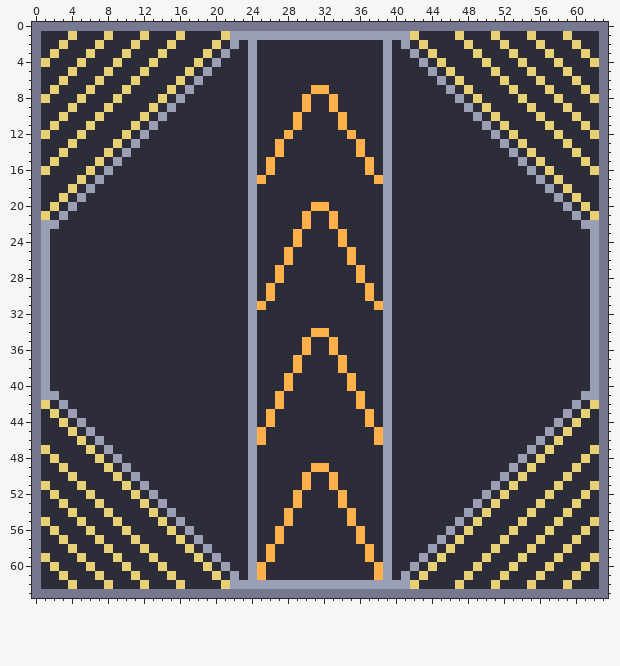
Edited in one commit: pixel-art sprite (Sprites/Blocks/Tank-Maker.png). The first picture shows the starting point.
The file is 64x64 pixels.
New version:
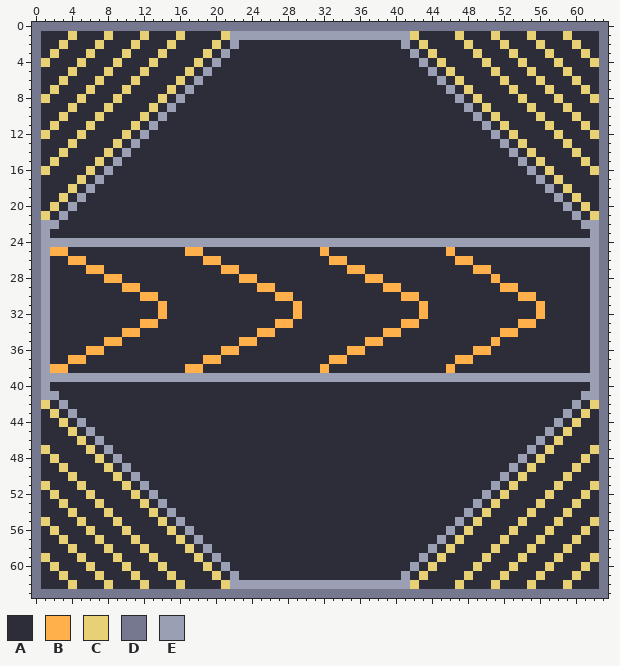
Palette (. is transparent): A #2c2d38  B #ffb04a  C #e8d174  D #75788e  E #9a9fb4
Change:
Changed rows in their new state; - is an unchanged pixel.
first column x 2:
 2 ----------------------A--------------A----------------------
 3 ----------------------A--------------A----------------------
 4 ----------------------A--------------A----------------------
 5 ----------------------A--------------A----------------------
 6 ----------------------A--------------A----------------------
 7 ----------------------A------AA------A----------------------
 8 ----------------------A-----A--A-----A----------------------
 9 ----------------------A-----A--A-----A----------------------
10 ----------------------A----A----A----A----------------------
11 ----------------------A----A----A----A----------------------
12 ----------------------A---A------A---A----------------------
13 ----------------------A--A--------A--A----------------------
14 ----------------------A--A--------A--A----------------------
15 ----------------------A-A----------A-A----------------------
16 ----------------------A-A----------A-A----------------------
17 ----------------------AA------------AA----------------------
18 ----------------------A--------------A----------------------
19 ----------------------A--------------A----------------------
20 ----------------------A------AA------A----------------------
21 ----------------------A-----A--A-----A----------------------
22 ----------------------A-----A--A-----A----------------------
23 ----------------------A----A----A----A----------------------
24 EEEEEEEEEEEEEEEEEEEEEE-EEEEEEEEEEEEEE-EEEEEEEEEEEEEEEEEEEEEE
25 BB-------------BB-----A---A---B--A---A------B---------------
26 --BB-------------BB---A---A----BBA---A-------BB-------------
27 ----BB-------------BB-A--A-------B---A---------BB-----------
28 ------BB-------------BB--A--------ABBA-----------B----------
29 --------BB------------AB-----------A-BB-----------BB--------
30 ----------BB----------A-ABB--------A-A-BB-----------BB------
31 ------------B---------AA---B--------AA---B------------B-----
32 ------------B---------A----B---------A---B------------B-----
33 ----------BB----------A--BB----------A-BB-----------BB------
34 --------BB------------ABB----AA------BB-----------BB--------
35 ------BB-------------BB-----A--A---BBA-----------B----------
36 ----BB-------------BB-A-----A--A-BB--A---------BB-----------
37 --BB-------------BB---A----A---B-----A-------BB-------------
38 BB-------------BB-----A----A--B-A----A------B---------------
39 EEEEEEEEEEEEEEEEEEEEEE-EEEEEEEEEEEEEE-EEEEEEEEEEEEEEEEEEEEEE
40 ----------------------A---A------A---A----------------------
41 ----------------------A--A--------A--A----------------------
42 ----------------------A--A--------A--A----------------------
43 ----------------------A-A----------A-A----------------------
44 ----------------------A-A----------A-A----------------------
45 ----------------------AA------------AA----------------------
46 ----------------------AA------------AA----------------------
47 ----------------------A--------------A----------------------
48 ----------------------A--------------A----------------------
49 ----------------------A------AA------A----------------------
50 ----------------------A-----A--A-----A----------------------
51 ----------------------A-----A--A-----A----------------------
52 ----------------------A----A----A----A----------------------
53 ----------------------A----A----A----A----------------------
54 ----------------------A---A------A---A----------------------
55 ----------------------A---A------A---A----------------------
56 ----------------------A--A--------A--A----------------------
57 ----------------------A--A--------A--A----------------------
58 ----------------------A-A----------A-A----------------------
59 ----------------------A-A----------A-A----------------------
60 ----------------------AA------------AA----------------------
61 ----------------------AA------------AA----------------------
Changed places in both pictures, as pixel boxes (x1, y1, x2, y2):
changed: (50, 40, 590, 580)
